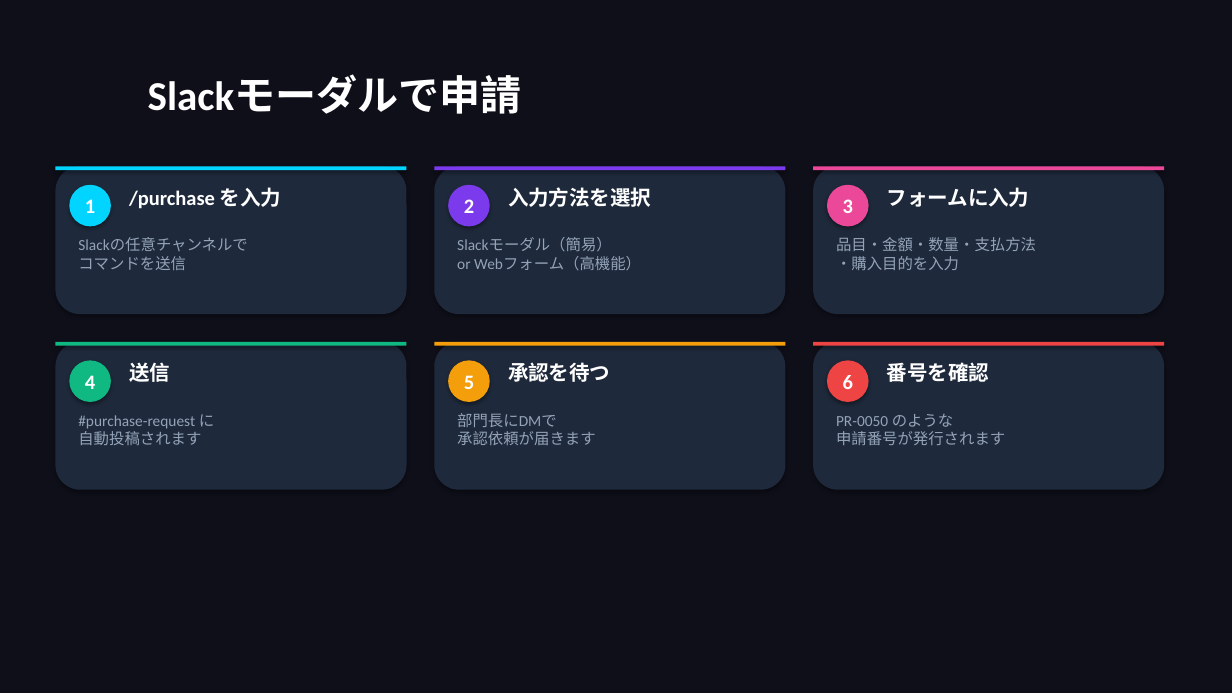
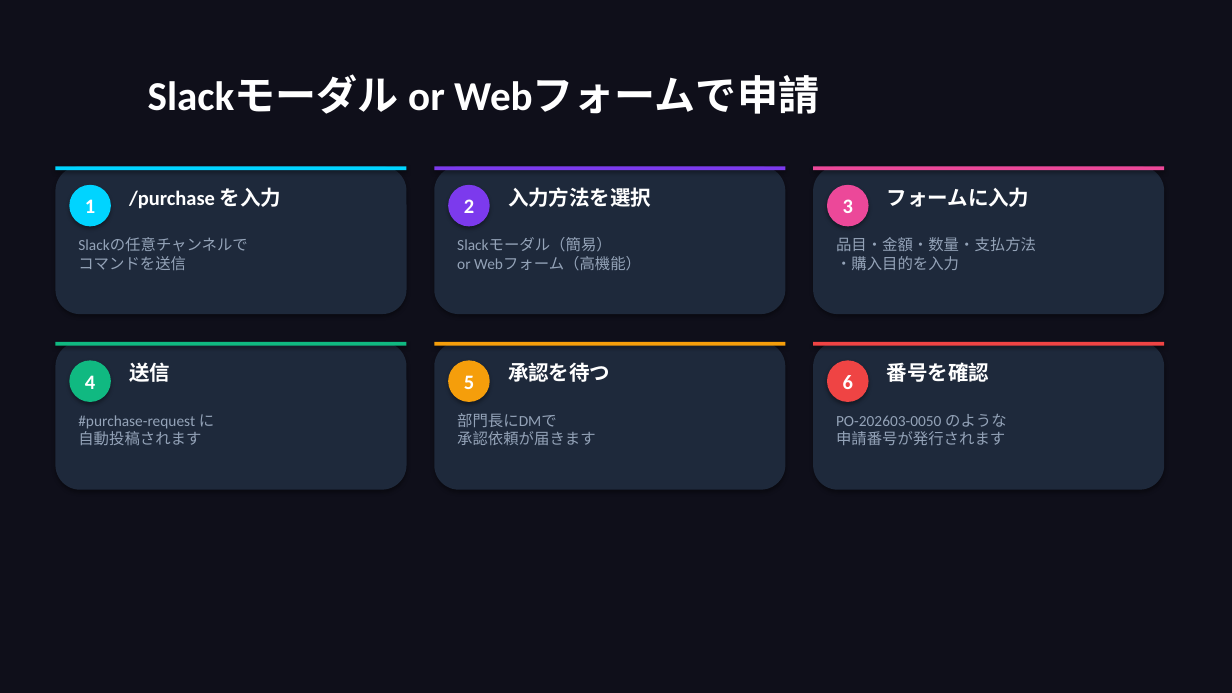
Before and after one commit to takeshiizawa123/next-procurement-poc, a slide deck: slide 7 of docs/user-manual.pptx (slide 6 before the commit). Drawn at 1232x693 pixels with LibreOffice and Linux fonts; fonts in the diff are those of the drawing. Boxes give left, top, right and bottom in pixels: in the first picture for what was removed or moved away, otherwise in the second. Text is boxed around its words. In the diff, an @@ line names an element or a change of style, - is before the commit and + after.

```diff
--- a/docs/user-manual.pptx
+++ b/docs/user-manual.pptx
@@ text at box(148, 76, 819, 114): text changed @@
-Slackモーダルで申請
+Slackモーダル or Webフォームで申請
@@ text at box(836, 414, 1007, 445): text changed @@
-PR-0050 のような
-申請番号が発行されます
+PO-202603-0050 のような
+申請番号が発行されます
```
Also in this commit, not shown: 22 other slides changed, 7 slides added, 10 slides removed, 1 other file.
